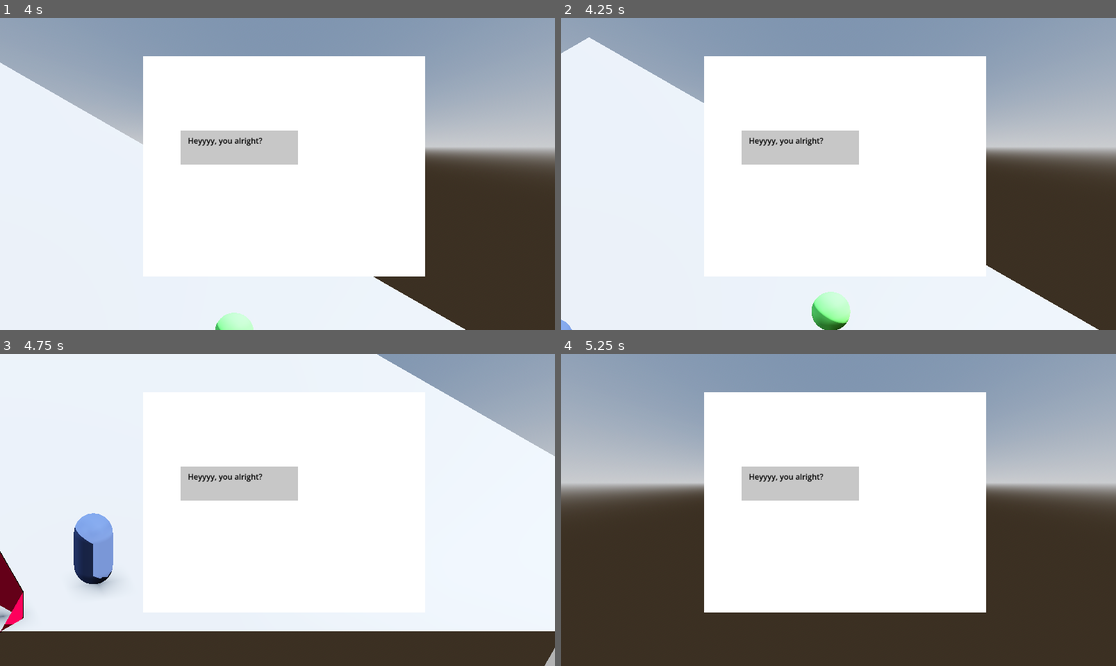
Above: before the commit, frames 1-4 (two rows, left to right).
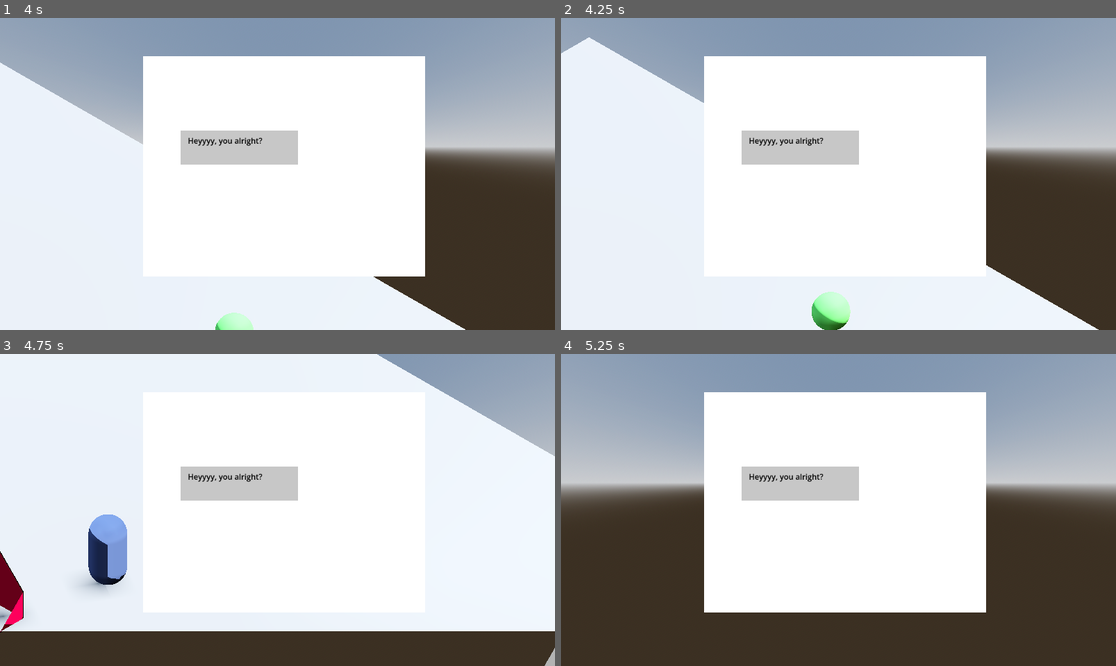
Above: after the commit, the same moments.

Repository: yashGhela/textmeback
Game: Godot game, scene res://levels/devlab.tscn
Two runs of this game, one before a commit and one after it. Both use one fixed random seed, a clock stepped at 60 frames per second and the inputs below. The project has no main scene, so this scene is started directly.
Inputs:
- Up to frame 1 (4 s): tap Enter (ui_accept) at 0.5, 0.77, 1.52, 3.02, 3.77 s; hold D (right) 0.53-1.28 s; hold E (interact) 0.53-1.28 s; hold S (back) 1.28-2.03 s; tap E (interact) at 1.35, 2.85 s; hold D (right) 2.03-2.78 s; hold E (interact) 2.03-2.78 s; hold W (forward) 2.78-3.53 s; hold A (left) from 3.53 s (still down); hold E (interact) from 3.53 s (still down)
- Up to frame 2 (4.25 s): keep holding A (left); keep holding E (interact)
- Up to frame 3 (4.75 s): keep holding A (left); release E (interact) at 4.28 s; tap E (interact) at 4.35 s; tap Enter (ui_accept) at 4.52 s
- Up to frame 4 (5.25 s): release A (left) at 5.03 s; hold S (back) from 5.03 s (still down); hold E (interact) from 5.03 s (still down)

Frame 1 is identical in both runs. In frame 2, less than 0.1% of the frame differs, in the area x 0-3%, y 96-100%; in frame 3, 1.6%, in the area x 13-23%, y 51-74%; in frame 4, nothing differs.

Commit message:
it works but its not perfect yet

Diff:
--- a/scripts/return_to_path_start.gd
+++ b/scripts/return_to_path_start.gd
@@ -7,10 +7,12 @@
 
 func physics_update(_delta:float):
 	var location =boss.pathStart.global_position
+	boss.nav_agent.target_position = location
+
 
 	var disttoloc= boss.global_position.distance_to(location)
 
-	if disttoloc<=0.5:
+	if boss.nav_agent.is_navigation_finished():
 		boss.velocity= Vector3.ZERO
 		if boss.pathFollow:
 			boss.pathFollow.progress = 0
@@ -18,7 +20,7 @@
 		Transitioned.emit(self,"FollowPath")
 		return
 
-
+	var next_position = boss.nav_agent.get_next_path_position()
 	var dir = boss.global_position.direction_to(location)
 
 	boss.velocity=dir*3.0
